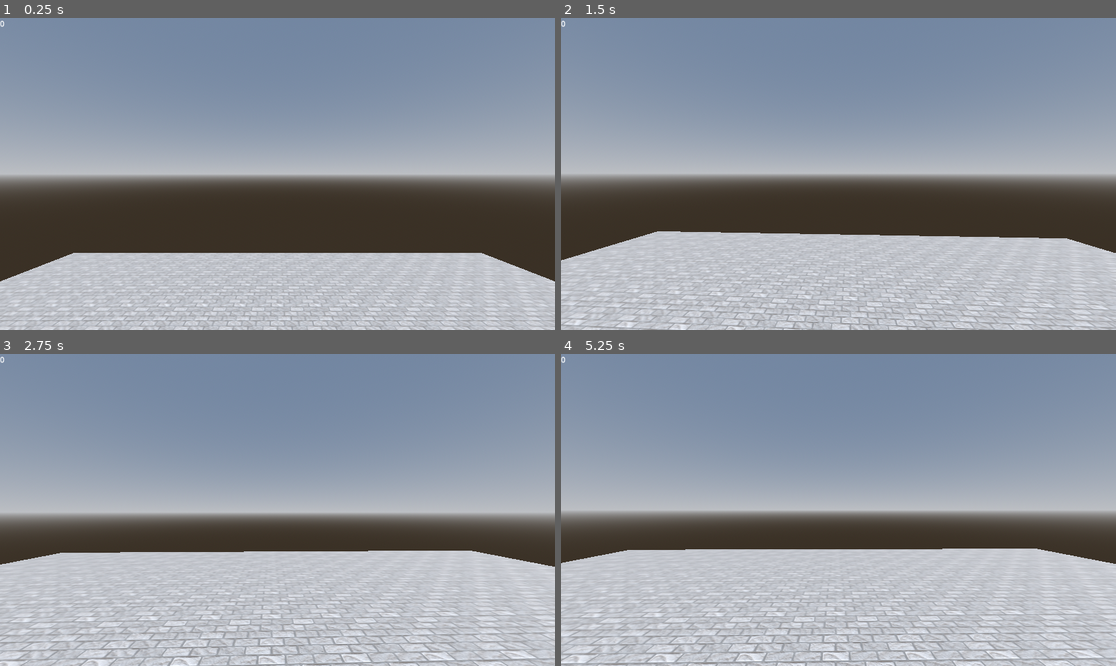
Above: before the commit, frames 1-4 (two rows, left to right).
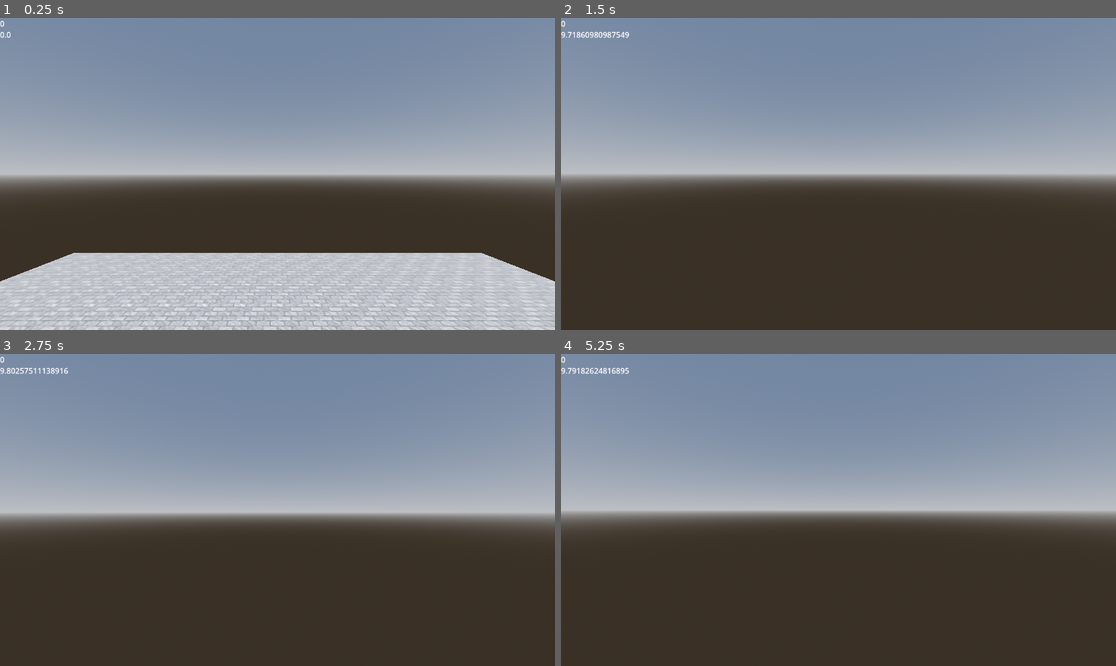
Above: after the commit, the same moments.

Repository: d0if/ruck-v0
Game: Godot game, scene res://Environments/test_world_1.tscn
The game is run twice, just before and just after one commit, with the same random seed, the same clock (stepped at 60 frames per second) and the same inputs.
Inputs (mouse positions are in pixels of both pictures, inside the frame that each line leads up to):
- Up to frame 1 (0.25 s): no input
- Up to frame 2 (1.5 s): move the mouse to (866, 174) at 0.52 s; hold W (game_forward) from 0.53 s (still down); tap Space (game_jump) at 0.77 s; move the mouse to (810, 174) at 1.27 s
- Up to frame 3 (2.75 s): keep holding W (game_forward); tap Space (game_jump) at 1.52 s; move the mouse to (288, 503) at 2.02 s
- Up to frame 4 (5.25 s): keep holding W (game_forward); move the mouse to (832, 516) at 2.77 s; tap Space (game_jump) at 3.02, 3.77, 4.52 s; move the mouse to (877, 513) at 3.52 s; move the mouse to (794, 506) at 4.27 s; move the mouse to (844, 510) at 5.02 s

The runs differ from the first frame. In frame 1, less than 0.1% of the frame differs, in the area x 0-2%, y 4-7%; in frame 2, 30%; in frame 3, 36%; in frame 4, 37%, in the area x 0-100%, y 4-100%.

Commit message:
simple movement

Diff:
--- a/Entities/test_bean/test_bean.gd
+++ b/Entities/test_bean/test_bean.gd
@@ -1,17 +1,29 @@
 extends RigidBody3D
 
 var angle_look: Vector2 = Vector2(0.0, 0.0)
+var move_speed: float = 10.0 #units/sec target
 
+var vel_target_2d: Vector2 = Vector2(0.0, 0.0) #x is right/left, y is front/back
 
 func _ready() -> void:
 	pass
 
 func _process(delta: float) -> void:
-	pass
+	angle_look = Global.angle_look
 
 func _physics_process(delta: float) -> void:
 	if Input.is_action_just_pressed("game_jump"):
 		self.apply_central_impulse(Vector3(0.0, 5 * self.mass, 0.0))
 
+	vel_target_2d = Global.get_horizontal_movement_from_keyboard()
+	vel_target_2d = vel_target_2d * move_speed
+
+	var vel_target_3d = Vector3(vel_target_2d.x, self.linear_velocity.y, -vel_target_2d.y)
+	vel_target_3d = vel_target_3d.rotated(Vector3(0.0, 1.0, 0.0), -angle_look.x)
+
+	var vel_error_3d = vel_target_3d - self.linear_velocity
+	Global.angle_walk = Vector2(self.linear_velocity.x, self.linear_velocity.z)
+	self.apply_central_impulse(5.0 * vel_error_3d * delta * self.mass)
+
 func _unhandled_input(event: InputEvent) -> void:
 	pass
--- a/Environments/test_world_1.tscn
+++ b/Environments/test_world_1.tscn
@@ -11,6 +11,7 @@
 
 func _process(delta: float) -> void:
 	self.text = str(Global.zoom_level)
+	self.text = self.text + \"\\n\" + str(Global.angle_walk.length())
 "
 
 [node name="TestWorld1" type="Node3D"]
@@ -43,9 +44,13 @@
 offset_right = 40.0
 offset_bottom = 40.0
 
-[node name="RichTextLabel" type="RichTextLabel" parent="Control"]
+[node name="debuglabel" type="RichTextLabel" parent="Control"]
 layout_mode = 0
-offset_right = 113.0
-offset_bottom = 28.0
+offset_right = 1156.0
+offset_bottom = 645.0
+mouse_filter = 2
 text = "2.0"
+scroll_active = false
+deselect_on_focus_loss_enabled = false
+drag_and_drop_selection_enabled = false
 script = SubResource("GDScript_ah1au")
